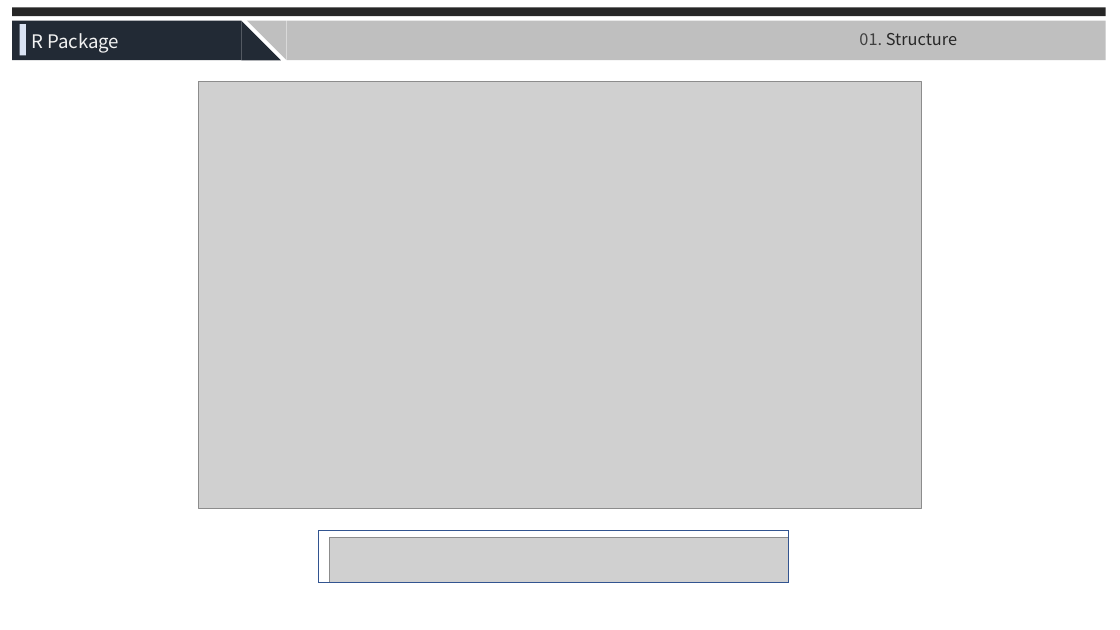
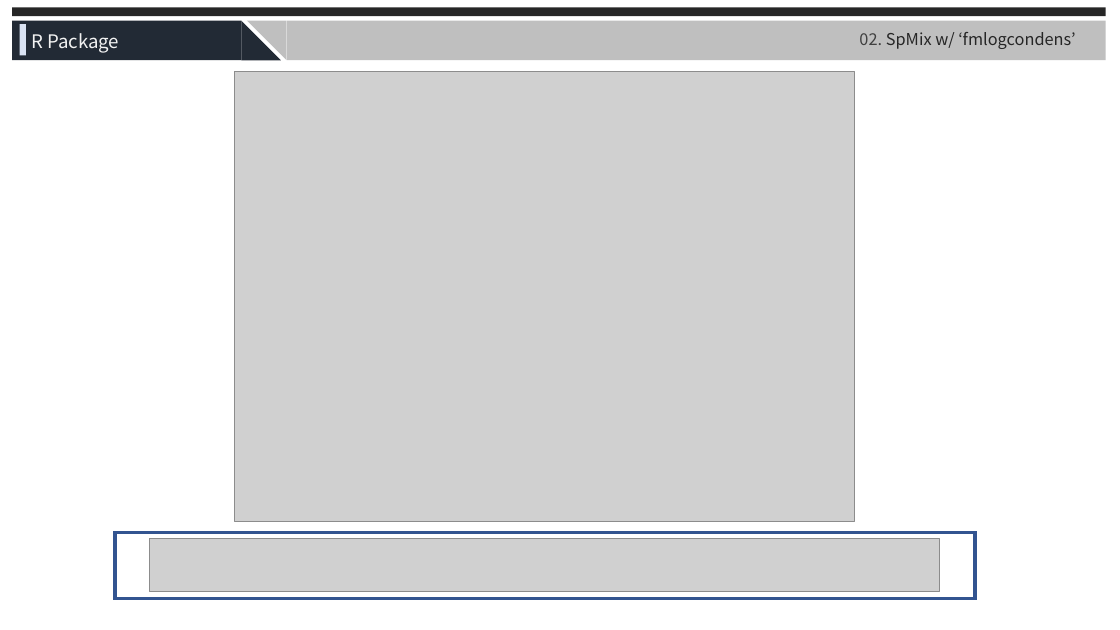
Before and after one commit to JaneeChoi/Semiparam_Mixture, a slide deck: slide 11 of Presentation Slides/0820_SpMix_fmlogcondens.pptx (slide 3 before the commit). Drawn at 1120x630 pixels with LibreOffice and Linux fonts; fonts in the diff are those of the drawing; grey boxes stand for pictures. Boxes give left, top, right and bottom in pixels: in the first picture for what was removed or moved away, otherwise in the second. Text is boxed around its words. In the diff, an @@ line names an element or a change of style, - is before the commit and + after.

```diff
--- a/Presentation Slides/0820_SpMix_fmlogcondens.pptx
+++ b/Presentation Slides/0820_SpMix_fmlogcondens.pptx
@@ text at [859, 32, 1075, 49]: text changed @@
-01. Structure
+02. SpMix w/ ‘fmlogcondens’
@@ picture: place and size @@
-picture at [199, 82, 922, 509]
+picture at [234, 71, 854, 521]
@@ rectangle: place and size @@
-rectangle at [318, 531, 788, 583]
+rectangle at [115, 533, 975, 599]
@@ rectangle at [115, 533, 975, 599]: outline #325491 1 pt to #325491 3 pt @@
@@ picture added at [150, 539, 939, 592] @@
@@ picture removed at [329, 537, 788, 582] @@
```
Also in this commit, not shown: 7 other slides changed, 6 slides added, 9 slides removed, 3 other files.
